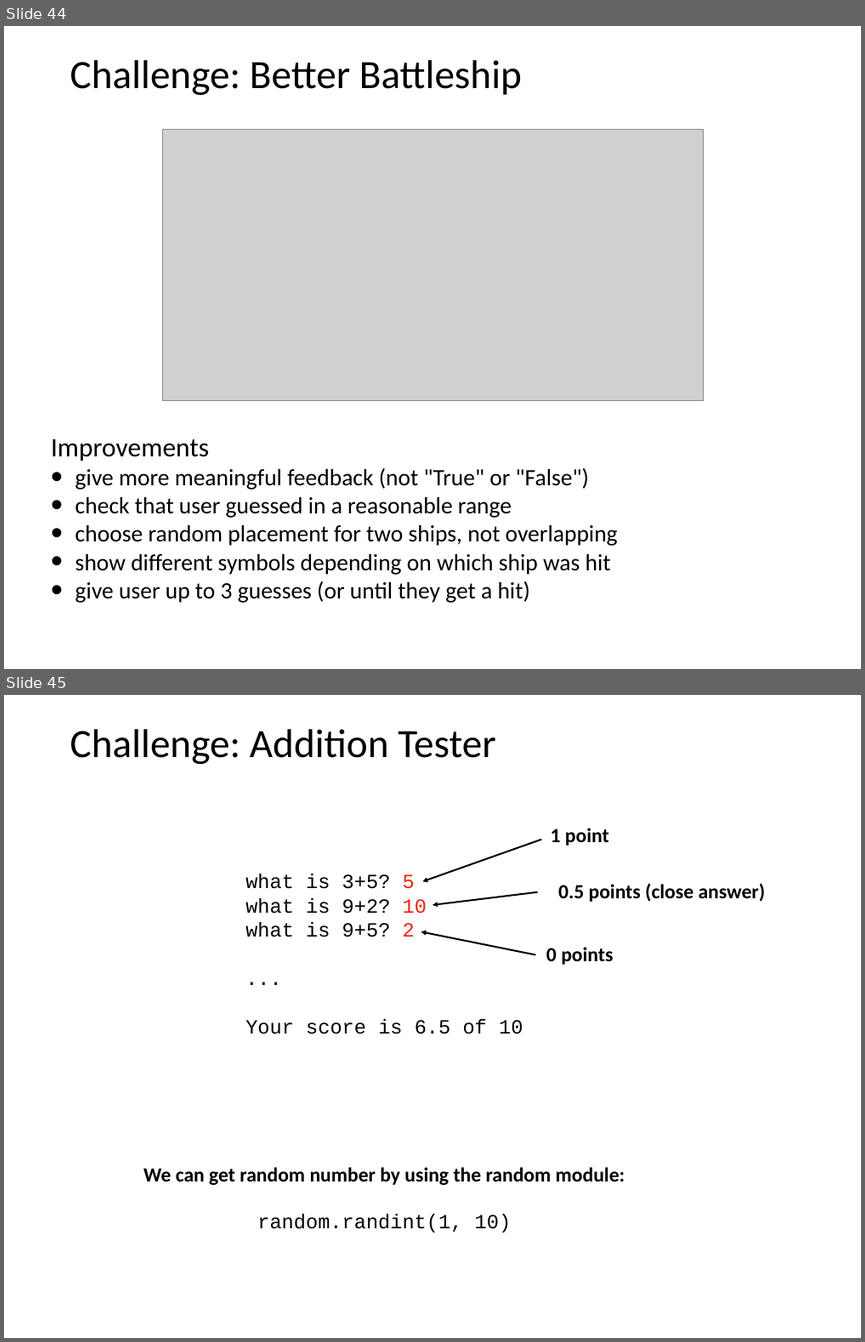
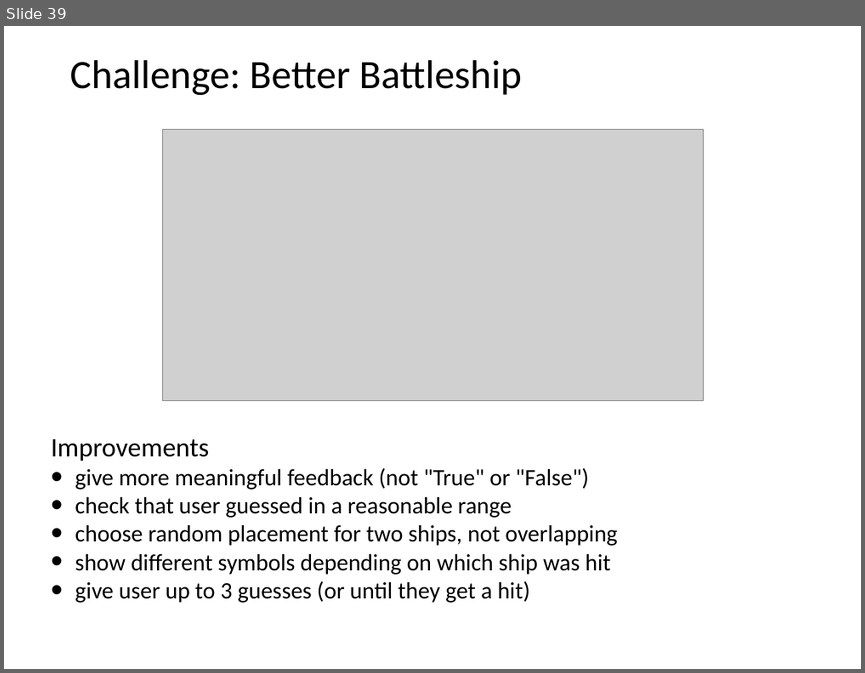
Before and after one commit to tylerharter/caraza-harter-com, a slide deck: tyler/meena/cs220/s22/materials/lecture_ppts/lec_08_S22.ppt. Shown one above the other, each under a label of ours: slides 44 and 45 before the commit, slide 39 after it. The pictures are 865x1342 and 865x673 pixels, drawn with LibreOffice and Linux fonts; fonts in the diff are those of the drawing; grey boxes stand for pictures. Boxes give left, top, right and bottom in pixels: in the first picture for what was removed or moved away, otherwise in the second. Text is boxed around its words. In the diff, an @@ line names an element or a change of style, - is before the commit and + after.

```diff
--- a/tyler/meena/cs220/s22/materials/lecture_ppts/lec_08_S22.ppt
+++ b/tyler/meena/cs220/s22/materials/lecture_ppts/lec_08_S22.ppt
@@ slide 45 removed at <box>4,695,861,1338</box>, background #FFFFFF @@
@@ title removed at <box>70,729,495,764</box> @@
-Challenge: Addition Tester
@@ arrow removed from (541, 839) to (422, 881) @@
@@ text removed at <box>551,828,609,845</box> @@
-1 point
@@ text removed at <box>245,873,522,1034</box> @@
-what is 3+5? 5
-what is 9+2? 10
-what is 9+5? 2
-...
-Your score is 6.5 of 10
@@ arrow removed from (537, 892) to (432, 905) @@
@@ text removed at <box>558,883,766,902</box> @@
-0.5 points (close answer)
@@ arrow removed from (535, 955) to (421, 932) @@
@@ text removed at <box>546,947,613,964</box> @@
-0 points
@@ text removed at <box>143,1167,624,1185</box> @@
-We can get random number by using the random module:
@@ text removed at <box>257,1213,511,1232</box> @@
-random.randint(1, 10)
@@ what was slide 44 is now slide 39 @@
```
Also in this commit, not shown: 3 slides changed, 5 other slides removed, 1 other file.
